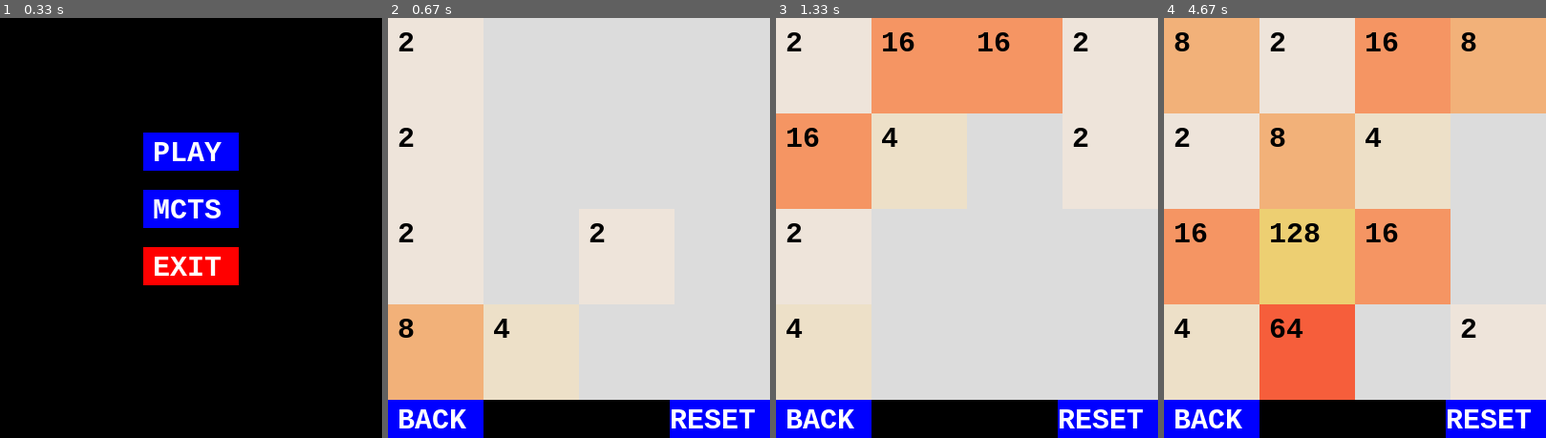
Above: before the commit, frames 1-4 (left to right).
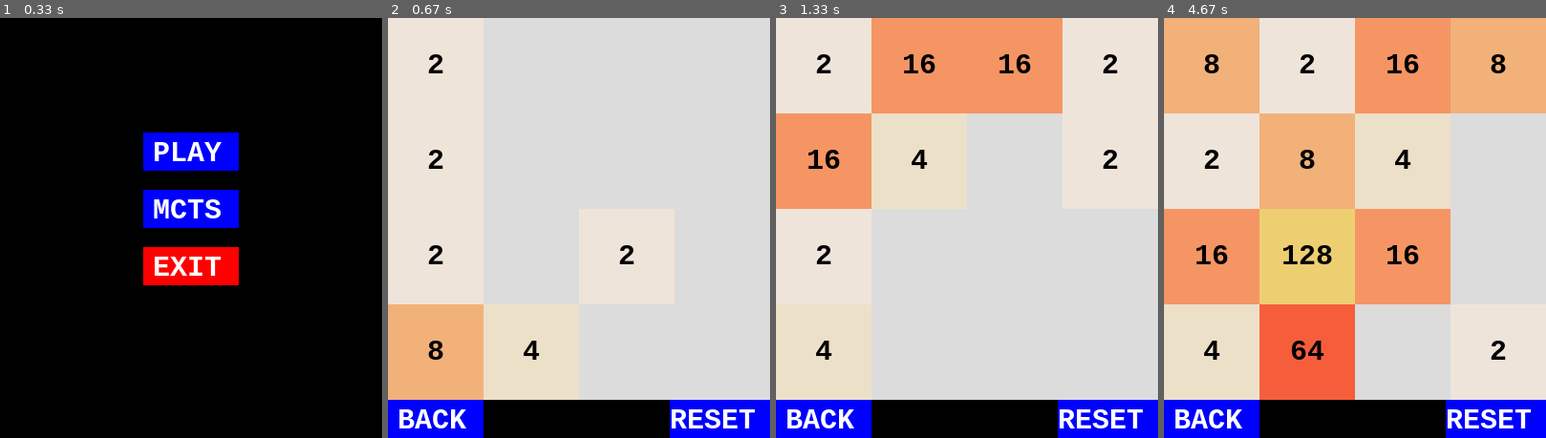
Above: after the commit, the same moments.

Repository: michalmoninec/2048_pygame
Game: pygame game, started from main.py
The game is run twice, just before and just after one commit, with the same random seed, the same clock (stepped at 60 frames per second) and the same inputs.
Inputs (mouse positions are in pixels of both pictures, inside the frame that each line leads up to):
- Up to frame 1 (0.33 s): no input
- Up to frame 2 (0.67 s): click (579, 207) at 0.38 s
- Up to frame 3 (1.33 s): no input
- Up to frame 4 (4.67 s): no input

Frame 1 is identical in both runs. In frame 2, 1.3% of the frame differs, in the area x 2-65%, y 3-82%; in frame 3, 2.5%; in frame 4, 4.1%, in the area x 2-90%, y 3-82%.

Commit message:
readme and text centering update

Diff:
--- a/game.py
+++ b/game.py
@@ -34,11 +34,14 @@
                 )
                 if self.matrix[c][r] != 0:
                     label = self.myfont.render(str(self.matrix[c][r]), 1, (0, 0, 0))
+                    label_width, label_height = label.get_size()
                     surf.blit(
                         label,
                         (
-                            r * (400 / self.board_size) + 10,
-                            c * (400 / self.board_size) + 10,
+                            r * (400 / self.board_size)
+                            + (400 / self.board_size - label_width) / 2,
+                            c * (400 / self.board_size)
+                            + (400 / self.board_size - label_height) / 2,
                         ),
                     )
         pygame.display.update()
Not shown, changed: README.md
